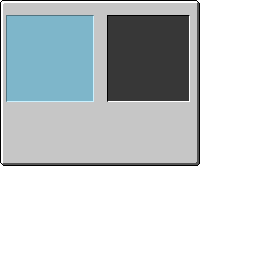
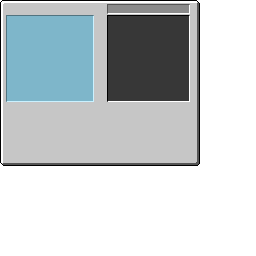
Revision of a layered (256, 256) image; what changed, layer by layer:
added layer "图层 2" above "矩形 1" over box(107, 4, 190, 14)
